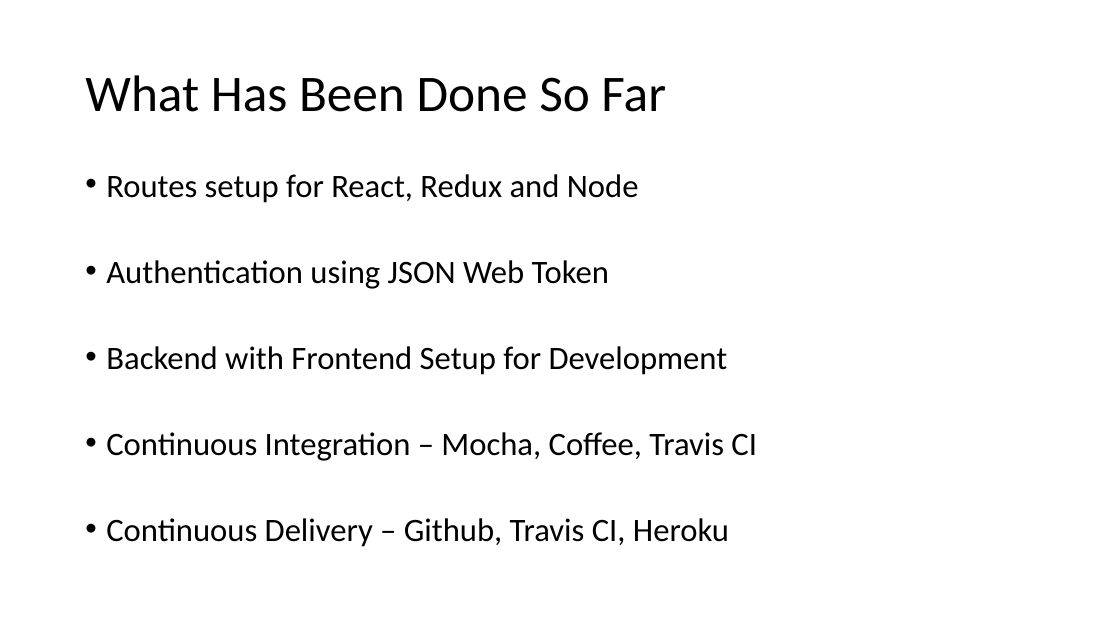
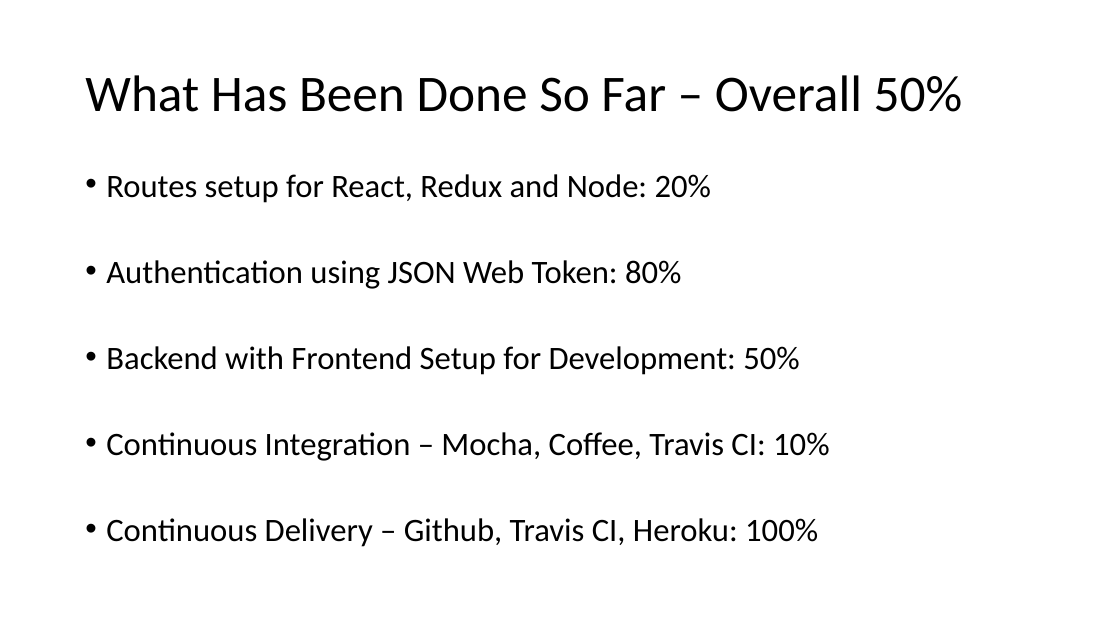
Before and after one commit to pesumca/vibhaag, a slide deck: slide 13 of docs/second_presentation/Vibhaag - Second Presentation.pptx. Drawn at 1120x630 pixels with LibreOffice and Linux fonts; fonts in the diff are those of the drawing. Boxes give left, top, right and bottom in pixels: in the first picture for what was removed or moved away, otherwise in the second. Text is boxed around its words. In the diff, an @@ line names an element or a change of style, - is before the commit and + after.

```diff
--- a/docs/second_presentation/Vibhaag - Second Presentation.pptx
+++ b/docs/second_presentation/Vibhaag - Second Presentation.pptx
@@ title at (85, 75, 963, 112): text changed @@
-What Has Been Done So Far
+What Has Been Done So Far – Overall 50%
@@ text at (106, 174, 829, 547): text changed @@
-• Routes setup for React, Redux and Node
-• Authentication using JSON Web Token
-• Backend with Frontend Setup for Development
-• Continuous Integration – Mocha, Coffee, Travis CI
-• Continuous Delivery – Github, Travis CI, Heroku
+• Routes setup for React, Redux and Node: 20%
+• Authentication using JSON Web Token: 80%
+• Backend with Frontend Setup for Development: 50%
+• Continuous Integration – Mocha, Coffee, Travis CI: 10%
+• Continuous Delivery – Github, Travis CI, Heroku: 100%
```
Also in this commit, not shown: 3 other slides changed, 5 other files.
